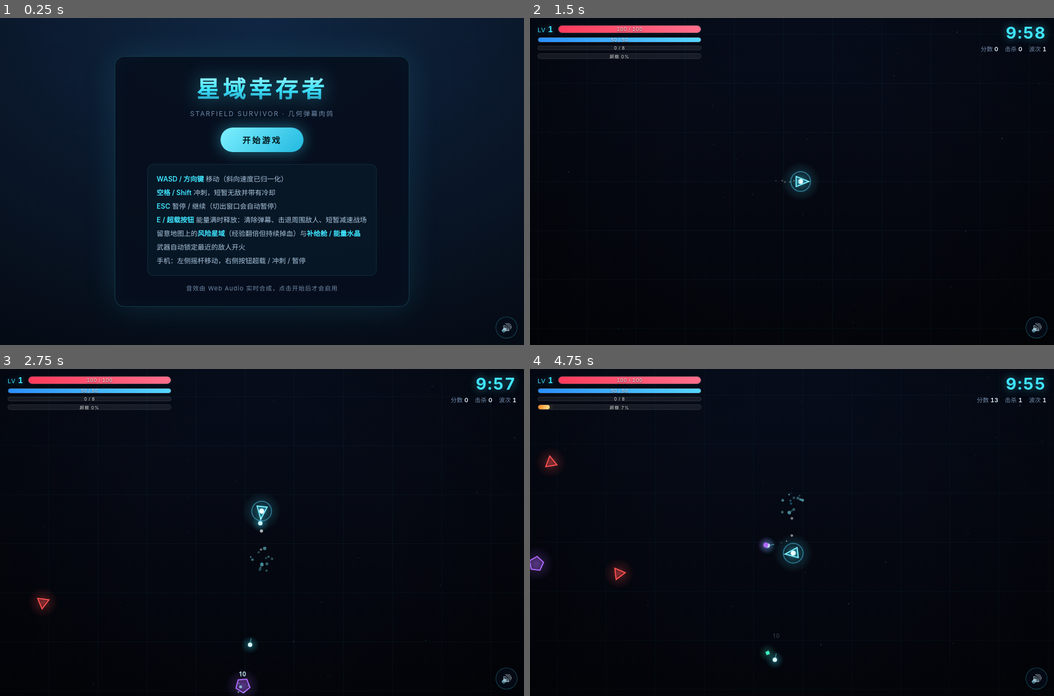
Above: before the commit, frames 1-4 (two rows, left to right).
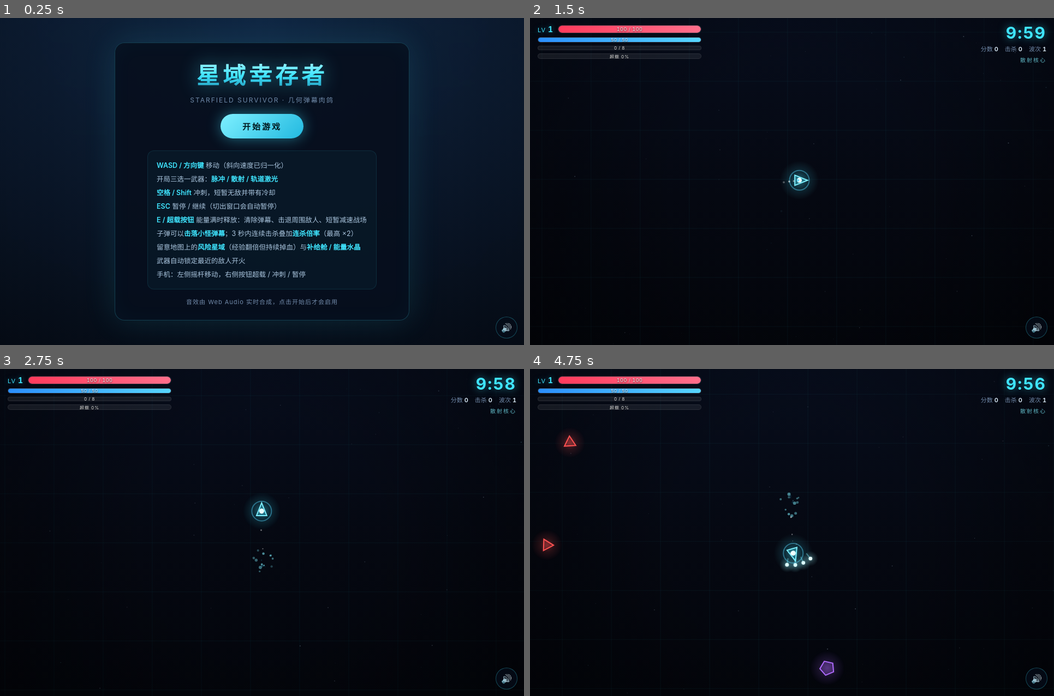
Above: after the commit, the same moments.

Repository: xiiiyuee/Game
Game: browser game, page star-survivor/index.html
Same seed, same stepped clock (60 frames per second), same inputs: the game is played once before the commit and once after it.
Inputs (mouse positions are in pixels of both pictures, inside the frame that each line leads up to):
- Up to frame 1 (0.25 s): no input
- Up to frame 2 (1.5 s): click "开始游戏" at 0.27 s; hold Right from 1.03 s (still down); click (792, 214) at 1.07 s; tap Space at 1.1 s
- Up to frame 3 (2.75 s): release Right at 1.53 s; hold Down 1.58-1.85 s; tap Space at 1.6, 2.1, 2.6 s; click (157, 499) at 1.67 s; hold Left 1.9-2.47 s; click (366, 483) at 2.27 s; tap Shift at 2.52 s; hold Up from 2.52 s (still down)
- Up to frame 4 (4.75 s): release Up at 2.82 s; click (870, 597) at 2.87 s; hold Right 2.87-3.53 s; tap Space every 0.5 s from 3.1 to 4.6 s; click (661, 614) at 3.47 s; tap Enter at 3.52 s; hold Up 3.58-3.82 s; hold Left 3.87-4.3 s; click (792, 467) at 4.07 s; hold Down 4.35-4.68 s; click (949, 548) at 4.67 s; hold Right from 4.73 s (still down)

The runs differ from the first frame. In frame 1, 8.6% of the frame differs, in the area x 21-79%, y 7-93%; in frame 2, 0.2%; in frame 3, 0.7%; in frame 4, 1.6%.

Commit message:
feat: Test GitHub File Storage Connection
Co-authored-by: traeagent <traeagent@users.noreply.github.com>

Diff:
--- a/star-survivor/index.html
+++ b/star-survivor/index.html
@@ -130,6 +130,24 @@
     color: var(--muted);
   }
   .stat-row b { color: var(--text); font-weight: 600; }
+  .weapon-tag {
+    margin-top: 5px;
+    text-align: right;
+    font-size: 10px;
+    letter-spacing: 2px;
+    color: rgba(126, 240, 255, 0.75);
+  }
+  .combo {
+    margin-top: 3px;
+    text-align: right;
+    font-size: 11px;
+    letter-spacing: 1px;
+    color: #ffd666;
+    text-shadow: 0 0 12px rgba(255, 200, 87, 0.55);
+  }
+  .combo b { font-size: 17px; font-weight: 700; }
+  .combo span { font-size: 10.5px; color: #ffe9a8; }
+  .combo.hidden { display: none; }
 
   /* ========== Boss 血条 ========== */
   .boss-wrap {
@@ -351,6 +369,9 @@
   .card h3 { margin: 0; font-size: 15px; letter-spacing: 1px; font-weight: 600; }
   .card p { margin: 0; font-size: 11.5px; line-height: 1.75; color: #9db6ce; }
   .card p b { color: var(--cyan-soft); font-weight: 600; }
+  .card.weapon { min-height: 152px; }
+  .card.weapon .card-ic { font-size: 26px; }
+  .card.weapon:hover { border-color: rgba(126, 240, 255, 0.9); }
 
   /* ========== 结算 ========== */
   .res-grid {
@@ -513,6 +534,8 @@
       <span>击杀 <b id="ui-kills">0</b></span>
       <span>波次 <b id="ui-wave">1</b></span>
     </div>
+    <div class="weapon-tag" id="ui-weapon">脉冲核心</div>
+    <div class="combo hidden" id="ui-combo">连杀 <b id="ui-combo-n">0</b> <span id="ui-combo-m">×1.00</span></div>
   </div>
 </div>
 
@@ -534,14 +557,42 @@
     <button class="btn" data-act="start">开始游戏</button>
     <ul class="help">
       <li><b>WASD / 方向键</b> 移动（斜向速度已归一化）</li>
+      <li>开局三选一武器：<b>脉冲 / 散射 / 轨道激光</b></li>
       <li><b>空格 / Shift</b> 冲刺，短暂无敌并带有冷却</li>
       <li><b>ESC</b> 暂停 / 继续（切出窗口会自动暂停）</li>
       <li><b>E / 超载按钮</b> 能量满时释放：清除弹幕、击退周围敌人、短暂减速战场</li>
+      <li>子弹可以<b>击落小怪弹幕</b>；3 秒内连续击杀叠加<b>连杀倍率</b>（最高 ×2）</li>
       <li>留意地图上的<b>风险星域</b>（经验翻倍但持续掉血）与<b>补给舱 / 能量水晶</b></li>
       <li>武器自动锁定最近的敌人开火</li>
       <li>手机：左侧摇杆移动，右侧按钮超载 / 冲刺 / 暂停</li>
     </ul>
     <p class="note">音效由 Web Audio 实时合成，点击开始后才会启用</p>
+  </div>
+</div>
+
+<!-- 开局武器选择 -->
+<div class="overlay hidden" id="ov-weapon">
+  <div class="panel wide">
+    <h2>选择核心</h2>
+    <p class="sub">三种武器决定本局的攻击节奏 · 之后仍可强化</p>
+    <div class="cards weapon-cards" id="weapon-cards">
+      <button class="card rarity-common weapon" data-weapon="pulse">
+        <div class="card-top"><span class="card-ic">◇</span><span class="card-rt">均衡</span></div>
+        <h3>脉冲核心</h3>
+        <p>单发稳定、射速均衡<br>伤害 <b>10</b> · 间隔 <b>0.26s</b> · 射程 <b>470</b></p>
+      </button>
+      <button class="card rarity-rare weapon" data-weapon="scatter">
+        <div class="card-top"><span class="card-ic">⋔</span><span class="card-rt">近战爆发</span></div>
+        <h3>散射核心</h3>
+        <p>一次 4 发扇形弹<br>单发 <b>6.2</b> · 间隔 <b>0.44s</b> · 射程 <b>380</b></p>
+      </button>
+      <button class="card rarity-epic weapon" data-weapon="rail">
+        <div class="card-top"><span class="card-ic">↟</span><span class="card-rt">远程穿透</span></div>
+        <h3>轨道激光</h3>
+        <p>高伤慢射速，贯穿 2 个敌人<br>伤害 <b>26</b> · 间隔 <b>0.64s</b> · 射程 <b>560</b></p>
+      </button>
+    </div>
+    <p class="note">手机同样适用：点选卡片后进入战斗</p>
   </div>
 </div>
 
@@ -660,7 +711,52 @@
       DASH_TIME: 0.32,       // 冲刺持续时间
       RING_GAP: 0.55,        // 环形弹幕安全缺口半角（弧度）
     },
-    // 终极技能「超载」：击杀充能，满能量后主动释放
+    // 开局武器：不同弹道 / 节奏决定本局玩法骨架
+    WEAPONS: {
+      pulse: {
+        name: "脉冲核心", icon: "◇", tag: "均衡",
+        desc: "单发稳定、射速均衡，泛用性最强",
+        damage: 10, interval: 0.26, speed: 640, count: 1, pierce: 0, range: 470, spread: 0, bulletR: 4, color: "#3fe5ff",
+      },
+      scatter: {
+        name: "散射核心", icon: "⋔", tag: "近战爆发",
+        desc: "一次 4 发扇形弹，近距离火力极高，射程较短",
+        damage: 6.2, interval: 0.44, speed: 690, count: 4, pierce: 0, range: 380, spread: 0.5, bulletR: 3.4, color: "#9ff8ff",
+      },
+      rail: {
+        name: "轨道激光", icon: "↟", tag: "远程穿透",
+        desc: "单发高伤慢射速，可贯穿 2 个敌人",
+        damage: 26, interval: 0.64, speed: 1320, count: 1, pierce: 2, range: 560, spread: 0, bulletR: 5.5, color: "#7ea8ff",
+      },
+    },
+    // 连杀狂热：短时间连续击杀叠加收益，受击断连
+    COMBO: {
+      TIME: 3.0,              // 连杀保持时间
+      STEP: 0.02,             // 每层连杀增加倍率
+      MAX: 2.0,               // 倍率上限
+    },
+    // 第 5 波后敌人随机获得词缀
+    AFFIX: {
+      START_WAVE: 5,
+      BASE_CHANCE: 0.18,
+      PER_WAVE: 0.015,
+      MAX_CHANCE: 0.55,
+      ELITE_EXTRA: 0.5,       // 精英额外获得第二个词缀的概率
+      SHIELD_HP: 1.4,         // 护盾词缀：生命倍率
+      SHIELD_ARMOR: 0.25,     // 护盾词缀：减伤
+      HASTE: 1.35,            // 迅捷词缀：移速倍率
+      BOOM_COUNT: 8,          // 爆裂词缀：死亡弹幕数量
+      SPLIT_COUNT: 2,         // 分裂词缀：分裂数量
+    },
+    // 守护无人机（召唤流）
+    DRONES: {
+      MAX: 3,
+      ORBIT: 44,              // 环绕半径
+      FIRE_CD: 0.95,          // 单架射击间隔
+      DMG_MUL: 0.45,          // 伤害 = 玩家伤害 × 该系数
+      RANGE_MUL: 0.85,        // 索敌范围倍率
+      SPEED_MUL: 0.95,
+    },
     ULT: {
       MAX: 100,              // 能量上限
       GAIN_KILL: 7,          // 普通敌人击杀充能
@@ -1054,23 +1150,35 @@
   let zoneTimer = 6;
   let crystalTimer = 5;
   let podTimer = 10;
+  let combo = 0;                   // 当前连杀
+  let comboTimer = 0;              // 连杀保持倒计时
+  let comboBest = 0;               // 本局最高连杀
+  let chosenWeapon = "pulse";      // 本局选择的武器
+  let slowmo = 0;                  // Boss 击杀慢动作剩余时间
+  let victoryTimer = 0;            // Boss 击杀后的结算延迟
+  let victoryFlash = 0;            // Boss 击杀白闪
 
   /* =====================================================================
    * 6. 玩家与统计数据
    * ===================================================================*/
-  function makeStats() {
+  function makeStats(weaponKey) {
     const P = CFG.PLAYER;
+    const W = CFG.WEAPONS[weaponKey] || CFG.WEAPONS.pulse;
     return {
       moveSpeed: P.SPEED,
-      fireInterval: P.FIRE_INTERVAL,
-      damage: P.BASE_DAMAGE,
-      bulletSpeed: P.BULLET_SPEED,
-      range: P.RANGE,
+      fireInterval: W.interval,
+      damage: W.damage,
+      bulletSpeed: W.speed,
+      range: W.range,
       crit: P.CRIT,
       critMult: P.CRIT_MULT,
       armor: 0,
-      bulletCount: 1,
-      pierce: 0,
+      bulletCount: W.count,
+      pierce: W.pierce,
+      spread: W.spread,          // 武器固有扇形（散射）
+      bulletR: W.bulletR,
+      bulletColor: W.color,
+      drones: 0,                 // 守护无人机数量
       shieldMax: P.SHIELD_MAX,
       shieldRegen: P.SHIELD_REGEN,
       // 事件 / 进化 / 诅咒修正
@@ -1084,7 +1192,7 @@
 
   function resetGame() {
     const P = CFG.PLAYER;
-    stats = makeStats();
+    stats = makeStats(chosenWeapon);
     player = {
       x: world.w / 2,
       y: world.h / 2,
@@ -1103,6 +1211,8 @@
       trailCd: 0,
       hitFlash: 0,
       energy: 0,                 // 超载能量
+      weapon: chosenWeapon,
+      droneCd: [],               // 每架无人机的射击冷却
     };
 
     bullets = [];
@@ -1140,6 +1250,12 @@
     zoneTimer = 7;
     crystalTimer = 5;
     podTimer = 12;
+    combo = 0;
+    comboTimer = 0;
+    comboBest = 0;
+    slowmo = 0;
+    victoryTimer = 0;
+    victoryFlash = 0;
 
     hideBossBar();
     snapCamera();
@@ -1173,10 +1289,10 @@
       return;
     }
     if (code === "Space" || code === "ShiftLeft" || code === "ShiftRight") {
-      if (state === "menu") { startGame(); return; }
+      if (state === "menu") { openWeaponSelect(); return; }
       if (state === "playing") { tryDash(); return; }
     }
-    if (code === "Enter" && state === "menu") startGame();
+    if (code === "Enter" && state === "menu") openWeaponSelect();
   });
 
   window.addEventListener("keyup", (e) => {
@@ -1285,9 +1401,21 @@
     const btn = e.target.closest("[data-act]");
     if (!btn) return;
     const act = btn.dataset.act;
-    if (act === "start") startGame();
+    if (act === "start") openWeaponSelect();
     else if (act === "resume") togglePause();
     else if (act === "restart") startGame();
+  });
+
+  // 开局武器选择
+  function openWeaponSelect() {
+    document.getElementById("ov-menu").classList.add("hidden");
+    document.getElementById("ov-weapon").classList.remove("hidden");
+    document.getElementById("ov-weapon").scrollTop = 0;
+  }
+
+  document.getElementById("weapon-cards").addEventListener("click", (e) => {
+    const btn = e.target.closest("[data-weapon]");
+    if (btn) startGame(btn.dataset.weapon);
   });
 
   // 静音开关
@@ -1457,6 +1585,16 @@
       apply(s, m, p) { p.hp = Math.min(p.hpMax, p.hp + m); },
       desc(s, m, p) {
         return `立即回复生命 <b>${Math.round(m)}</b><br>${Math.ceil(p.hp)} → ${Math.ceil(Math.min(p.hpMax, p.hp + m))}`;
+      },
+    },
+    {
+      id: "drone", name: "守护无人机", icon: "⬢", max: 3, minRarityIndex: 1,
+      base: 0.45, minRarity: 1,
+      apply(s) { s.drones = Math.min(CFG.DRONES.MAX, (s.drones || 0) + 1); },
+      desc(s) {
+        const cur = s.drones || 0;
+        const next = Math.min(CFG.DRONES.MAX, cur + 1);
+        return `环绕无人机 <b>+1 架</b><br>${cur} → ${next} 架（自动索敌辅助射击）`;
       },
     },
     {
@@ -1725,7 +1863,7 @@
     return "tri";
   }
 
-  function spawnEnemy(typeKey, px, py) {
+  function spawnEnemy(typeKey, px, py, noAffix) {
     if (enemies.length >= CFG.LIMITS.ENEMIES) return null;
     const def = CFG.ENEMIES[typeKey];
     if (!def) return null;
@@ -1767,7 +1905,32 @@
       shotCd: rand(1.6, 3.4),   // 小怪首次开火延迟
       isBoss: false,
       dead: false,
+      affixes: [],
     };
+
+    // 第 5 波后：敌人随机获得词缀（精英必带）
+    if (!noAffix && waveNum >= CFG.AFFIX.START_WAVE) {
+      const elite = typeKey === "diamond";
+      const chance = Math.min(
+        CFG.AFFIX.MAX_CHANCE,
+        CFG.AFFIX.BASE_CHANCE + (waveNum - CFG.AFFIX.START_WAVE) * CFG.AFFIX.PER_WAVE
+      );
+      const pool = ["shield", "haste", "split", "boom"];
+      if (elite || Math.random() < chance) {
+        const first = pick(pool);
+        e.affixes.push(first);
+        if (elite && Math.random() < CFG.AFFIX.ELITE_EXTRA) {
+          const rest = pool.filter((a) => a !== first);
+          e.affixes.push(pick(rest));
+        }
+      }
+      if (e.affixes.includes("shield")) {
+        e.hp *= CFG.AFFIX.SHIELD_HP;
+        e.maxHp = e.hp;
+        e.armor = CFG.AFFIX.SHIELD_ARMOR;
+      }
+      if (e.affixes.includes("haste")) e.speed *= CFG.AFFIX.HASTE;
+    }
     enemies.push(e);
     return e;
   }
@@ -1915,7 +2078,7 @@
         const a = (i / count) * TAU;
         let diff = Math.abs(((a - gap + Math.PI) % TAU + TAU) % TAU - Math.PI);
         if (diff < CFG.BOSS.RING_GAP) continue;
-        fireEnemyBullet(b.x, b.y, a, speed, 8 + b.phase * 2, "#ff9f2e", 5);
+        fireEnemyBullet(b.x, b.y, a, speed, 8 + b.phase * 2, "#ff9f2e", 5, true);
       }
       b.ringCd = b.phase === 1 ? 5.5 : b.phase === 2 ? 4.2 : 3.4;
     }
@@ -1928,7 +2091,7 @@
         const arms = b.phase === 2 ? 2 : 3;
         for (let k = 0; k < arms; k++) {
           const ang = b.spin * 2.4 + (k / arms) * TAU;
-          fireEnemyBullet(b.x, b.y, ang, b.phase === 2 ? 170 : 195, 8, "#b06bff", 5);
+          fireEnemyBullet(b.x, b.y, ang, b.phase === 2 ? 170 : 195, 8, "#b06bff", 5, true);
         }
       }
     }
@@ -1963,12 +2126,12 @@
     for (let i = 0; i < count; i++) {
       const t = count === 1 ? 0.5 : i / (count - 1);
       const ang = base + (t - 0.5) * spread;
-      fireEnemyBullet(b.x, b.y, ang, speed, dmg, "#ff4d6d", 6);
+      fireEnemyBullet(b.x, b.y, ang, speed, dmg, "#ff4d6d", 6, true);
     }
     sfxHit();
   }
 
-  function fireEnemyBullet(x, y, ang, speed, dmg, color, r) {
+  function fireEnemyBullet(x, y, ang, speed, dmg, color, r, heavy) {
     if (ebullets.length >= CFG.LIMITS.EBULLETS) return;
     const sp = speed * view.scale;
     ebullets.push({
@@ -1980,6 +2143,7 @@
       color,
       life: 5,
       dead: false,
+      heavy: !!heavy,
     });
   }
 
@@ -2073,22 +2237,36 @@
     player.energy = Math.min(CFG.ULT.MAX, player.energy + v);
   }
 
+  function comboMultiplier() {
+    return Math.min(CFG.COMBO.MAX, 1 + combo * CFG.COMBO.STEP);
+  }
+
   function killEnemy(e) {
     if (e.dead) return;
     e.dead = true;
     kills += 1;
-    score += e.score;
+
+    // 连杀：3 秒内连续击杀提升分数与经验
+    combo += 1;
+    comboTimer = CFG.COMBO.TIME;
+    if (combo > comboBest) comboBest = combo;
+    const mul = comboMultiplier();
+    score += Math.round(e.score * mul);
 
     if (e.isBoss) {
       emit(e.x, e.y, 110, "#ffc857", 420, 6, 1.3);
       emit(e.x, e.y, 60, "#ff4d6d", 340, 5, 1.1);
       shake = Math.max(shake, 26 * CFG.FX.SHAKE);
-      hurtFlash = 0.6;
       sfxExplode(true);
-      for (let i = 0; i < 12; i++) spawnGem(e.x, e.y, e.xp / 12);
       boss = null;
       hideBossBar();
-      endGame(true, "boss");
+      // 击杀特写：慢动作 + 白闪，1.5 秒后再结算
+      slowmo = 1.1;
+      victoryFlash = 1;
+      victoryTimer = 1.5;
+      player.invuln = Math.max(player.invuln, 3);
+      for (let i = 0; i < ebullets.length; i++) ebullets[i].dead = true;
+      for (let i = 0; i < 12; i++) spawnGem(e.x, e.y, e.xp / 12);
       return;
     }
 
@@ -2096,9 +2274,44 @@
     emit(e.x, e.y, e.type === "diamond" ? 22 : 13, e.color, 210, e.type === "diamond" ? 3.4 : 2.6, 0.65);
     shake = Math.max(shake, (e.type === "diamond" ? 6 : 3) * CFG.FX.SHAKE);
     sfxExplode(false);
-    // 风险星域内击杀：经验翻倍
-    const xpVal = e.xp * (inZone(e.x, e.y) ? CFG.EVENTS.ZONE_XP_MUL : 1);
+
+    // 词缀：死亡分裂 / 死亡爆裂
+    const affixes = e.affixes;
+    if (affixes && affixes.length) {
+      for (let i = 0; i < affixes.length; i++) {
+        if (affixes[i] === "split") spawnSplitChildren(e);
+        else if (affixes[i] === "boom") {
+          const n = CFG.AFFIX.BOOM_COUNT;
+          for (let k = 0; k < n; k++) {
+            fireEnemyBullet(e.x, e.y, (k / n) * TAU + Math.random() * 0.2, 170, Math.max(4, e.dmg * 0.45), "#ff9f2e", 4.5);
+          }
+        }
+      }
+    }
+
+    // 风险星域内击杀 + 连杀：经验倍率
+    const xpVal = e.xp * (inZone(e.x, e.y) ? CFG.EVENTS.ZONE_XP_MUL : 1) * mul;
     spawnGem(e.x, e.y, xpVal);
+  }
+
+  // 分裂词缀：死亡后生成两只弱化个体（不带词缀）
+  function spawnSplitChildren(e) {
+    const n = CFG.AFFIX.SPLIT_COUNT;
+    for (let i = 0; i < n; i++) {
+      if (enemies.length >= CFG.LIMITS.ENEMIES) break;
+      const a = Math.random() * TAU;
+      const c = spawnEnemy(e.type, e.x + Math.cos(a) * 26, e.y + Math.sin(a) * 26, true);
+      if (!c) continue;
+      c.maxHp = Math.max(4, e.maxHp * 0.28);
+      c.hp = c.maxHp;
+      c.r = Math.max(5, e.r * 0.72);
+      c.speed *= 1.12;
+      c.xp = e.xp * 0.35;
+      c.score = Math.round(e.score * 0.4);
+      c.affixes = [];
+      c.armor = 0;
+      c.shotCd = 1.6 + Math.random();
+    }
   }
 
   /* =====================================================================
@@ -2179,6 +2392,57 @@
     }
   }
 
+  // 无人机子弹（独立颜色，便于区分）
+  function spawnDroneBullet(x, y, ang) {
+    if (bullets.length >= CFG.LIMITS.BULLETS) return;
+    const sp = stats.bulletSpeed * view.scale * CFG.DRONES.SPEED_MUL;
+    bullets.push({
+      x, y,
+      vx: Math.cos(ang) * sp,
+      vy: Math.sin(ang) * sp,
+      r: 3,
+      dmg: stats.damage * CFG.DRONES.DMG_MUL * (1 + (stats.drones - 1) * 0.12),
+      pierce: 0,
+      life: 1.2,
+      dead: false,
+      hit: new Set(),
+      ang,
+      color: "#8dffd6",
+    });
+  }
+
+  // 守护无人机：环绕玩家，自动索敌射击
+  function updateDrones(dt, t) {
+    const n = Math.min(CFG.DRONES.MAX, stats.drones || 0);
+    if (n <= 0) return;
+    const orbit = CFG.DRONES.ORBIT * view.scale;
+    const range = stats.range * view.scale * CFG.DRONES.RANGE_MUL;
+    const range2 = range * range;
+    for (let i = 0; i < n; i++) {
+      if (player.droneCd.length <= i) player.droneCd.push(rand(0.3, 0.8));
+      player.droneCd[i] -= dt;
+      if (player.droneCd[i] > 0) continue;
+      const ang = t * 1.15 + (i / n) * TAU;
+      const dx = player.x + Math.cos(ang) * orbit;
+      const dy = player.y + Math.sin(ang) * orbit;
+      let best = null;
+      let bestD = range2;
+      for (let k = 0; k < enemies.length; k++) {
+        const e = enemies[k];
+        if (e.dead) continue;
+        const d = dist2(e.x, e.y, dx, dy);
+        if (d < bestD) { bestD = d; best = e; }
+      }
+      if (best) {
+        spawnDroneBullet(dx, dy, Math.atan2(best.y - dy, best.x - dx));
+        player.droneCd[i] = CFG.DRONES.FIRE_CD;
+      } else {
+        player.droneCd[i] = 0.2;
+      }
+    }
+  }
+
+
   function nearestEnemy() {
     const range = stats.range * view.scale;
     let best = null;
@@ -2196,7 +2460,7 @@
     const baseAng = Math.atan2(target.y - player.y, target.x - player.x);
     player.facing = baseAng;
     const n = stats.bulletCount;
-    const spread = Math.min(0.8, 0.11 * (n - 1));
+    const spread = Math.min(1.0, 0.11 * (n - 1) + (stats.spread || 0));
 
     for (let i = 0; i < n; i++) {
       if (bullets.length >= CFG.LIMITS.BULLETS) break;
@@ -2219,13 +2483,14 @@
       y: player.y + Math.sin(ang) * (player.r + 4),
       vx: Math.cos(ang) * sp,
       vy: Math.sin(ang) * sp,
-      r: 4,
+      r: stats.bulletR || 4,
       dmg: dmgOverride === undefined ? stats.damage : dmgOverride,
       pierce: stats.pierce,
       life: 1.5,
       dead: false,
       hit: new Set(),
       ang,
+      color: stats.bulletColor || "#3fe5ff",
     });
   }
 
@@ -2249,6 +2514,9 @@
     shake = Math.max(shake, 12 * CFG.FX.SHAKE);
     emit(player.x, player.y, 14, "#ff4d6d", 220, 3, 0.5);
     sfxHurt();
+    // 受击断连杀
+    combo = 0;
+    comboTimer = 0;
 
     if (player.hp <= 0) {
       player.hp = 0;
@@ -2280,6 +2548,7 @@
   // 统一伤害结算：暴击反馈、伤害数字、死亡处理
   function hurtEnemy(e, dmg, crit, silent) {
     if (e.dead) return;
+    if (e.armor) dmg *= 1 - e.armor;
     e.hp -= dmg;
     if (silent) {
       emit(e.x, e.y, 3, "#ffd08a", 140, 2, 0.28);
@@ -2339,6 +2608,22 @@
               b.dead = true;
               break;
             }
+          }
+        }
+      }
+
+      // 与小怪弹幕对撞：可击落（Boss 重型弹不可击落）
+      if (!b.dead) {
+        for (let j = ebullets.length - 1; j >= 0; j--) {
+          const eb = ebullets[j];
+          if (eb.dead || eb.heavy) continue;
+          const rr = b.r + eb.r;
+          if (dist2(b.x, b.y, eb.x, eb.y) <= rr * rr) {
+            eb.dead = true;
+            emit(eb.x, eb.y, 5, "#b9f7ff", 150, 2, 0.28);
+            addEnergy(0.6);
+            if (b.pierce > 0) b.pierce -= 1;
+            else { b.dead = true; break; }
           }
         }
       }
@@ -2389,10 +2674,10 @@
   /* =====================================================================
    * 14. 游戏流程（开始 / 暂停 / 结束 / 重开）
    * ===================================================================*/
-  function startGame() {
+  function startGame(weaponKey) {
+    if (weaponKey && CFG.WEAPONS[weaponKey]) chosenWeapon = weaponKey;
     resetGame();
     hideAllOverlays();
-    document.getElementById("ov-menu").classList.add("hidden");
     document.getElementById("hud").classList.remove("hidden");
 
     // 避免按钮保持焦点后被空格 / 回车重复触发
@@ -2446,6 +2731,7 @@
       <div><span>击杀</span><b>${kills}</b></div>
       <div><span>最高波次</span><b>${waveNum}</b></div>
       <div><span>等级</span><b>LV ${level}</b></div>
+      <div><span>最高连杀</span><b>${comboBest}</b></div>
       <div><span>强化数量</span><b>${Object.values(stacks).reduce((a, b) => a + b, 0)}</b></div>
     `;
 
@@ -2463,7 +2749,7 @@
   }
 
   function hideAllOverlays() {
-    ["ov-menu", "ov-pause", "ov-upgrade", "ov-result"].forEach((id) => {
+    ["ov-menu", "ov-weapon", "ov-pause", "ov-upgrade", "ov-result"].forEach((id) => {
       document.getElementById(id).classList.add("hidden");
     });
   }
@@ -2496,6 +2782,17 @@
     setText(document.getElementById("ui-score"), String(score));
     setText(document.getElementById("ui-kills"), String(kills));
     setText(document.getElementById("ui-wave"), String(waveNum));
+    setText(document.getElementById("ui-weapon"), CFG.WEAPONS[chosenWeapon].name);
+
+    // 连杀
+    const comboEl = document.getElementById("ui-combo");
+    if (combo >= 2 && comboTimer > 0) {
+      comboEl.classList.remove("hidden");
+      setText(document.getElementById("ui-combo-n"), String(combo));
+      setText(document.getElementById("ui-combo-m"), `×${comboMultiplier().toFixed(2)}`);
+    } else {
+      comboEl.classList.add("hidden");
+    }
 
     // 超载能量
     const ePct = clamp(player.energy / CFG.ULT.MAX, 0, 1) * 100;
@@ -2721,9 +3018,32 @@
    * 16. 更新主逻辑
    * ===================================================================*/
   function update(dt) {
+    const rawDt = dt;
+
+    // Boss 击杀特写：慢动作 + 延迟结算
+    if (victoryTimer > 0) {
+      victoryTimer -= rawDt;
+      victoryFlash = Math.max(0, victoryFlash - rawDt * 0.75);
+      if (victoryTimer <= 0) {
+        victoryFlash = 0;
+        endGame(true, "boss");
+        return;
+      }
+    }
+    if (slowmo > 0) {
+      slowmo = Math.max(0, slowmo - rawDt);
+      dt *= 0.3;
+    }
+
     elapsed += dt;
     timeLeft -= dt;
     if (ultTimer > 0) ultTimer = Math.max(0, ultTimer - dt);
+
+    // 连杀保持计时
+    if (comboTimer > 0) {
+      comboTimer -= dt;
+      if (comboTimer <= 0) combo = 0;
+    }
 
     // 进化「虚空回响」：周期环形弹幕
     if (stats.echoBurst) {
@@ -2750,6 +3070,7 @@
     updateCamera(dt);
     if (state !== "playing") return;
 
+    updateDrones(dt, elapsed);
     updateEnemies(dt, elapsed);
     if (state !== "playing") { updateParticles(dt); return; }
 
@@ -2773,7 +3094,7 @@
       refreshHud();
     }
 
-    if (timeLeft <= 0) {
+    if (timeLeft <= 0 && victoryTimer <= 0) {
       timeLeft = 0;
       endGame(true, "time");
     }
@@ -2931,11 +3252,11 @@
     }
     ctx.stroke();
 
-    ctx.fillStyle = "#d8fbff";
     for (let i = 0; i < bullets.length; i++) {
       const b = bullets[i];
       if (b.x < cull.x0 || b.x > cull.x1 || b.y < cull.y0 || b.y > cull.y1) continue;
-      drawGlow("#3fe5ff", b.x, b.y, b.r * 4.2, 0.5);
+      drawGlow(b.color || "#3fe5ff", b.x, b.y, b.r * 4.2, 0.5);
+      ctx.fillStyle = "#eaffff";
       ctx.beginPath();
       ctx.arc(b.x, b.y, b.r, 0, TAU);
       ctx.fill();
@@ -3066,6 +3387,59 @@
         ctx.fillStyle = e.color;
         ctx.fillRect(-w / 2, -e.r - 10, w * pct, 3.5);
       }
+
+      // 词缀标识：护盾环 + 顶部彩色标记点
+      if (e.affixes && e.affixes.length) {
+        if (e.affixes.includes("shield")) {
+          ctx.strokeStyle = "rgba(126, 240, 255, 0.7)";
+          ctx.lineWidth = 1.4;
+          ctx.beginPath();
+          ctx.arc(0, 0, e.r + 6, 0, TAU);
+          ctx.stroke();
+        }
+        const marks = { shield: "#7ef0ff", haste: "#ffd166", split: "#c58bff", boom: "#ff9f2e" };
+        for (let k = 0; k < e.affixes.length; k++) {
+          ctx.fillStyle = marks[e.affixes[k]] || "#fff";
+          ctx.beginPath();
+          ctx.arc(0, -e.r - 15 - k * 6, 2.2, 0, TAU);
+          ctx.fill();
+        }
+      }
+      ctx.restore();
+    }
+  }
+
+  // 守护无人机
+  function drawDrones(t) {
+    const n = Math.min(CFG.DRONES.MAX, stats.drones || 0);
+    if (!n || !player) return;
+    const orbit = CFG.DRONES.ORBIT * view.scale;
+    ctx.strokeStyle = "rgba(141, 255, 214, 0.10)";
+    ctx.lineWidth = 1;
+    ctx.beginPath();
+    ctx.arc(player.x, player.y, orbit, 0, TAU);
+    ctx.stroke();
+    for (let i = 0; i < n; i++) {
+      const ang = t * 1.15 + (i / n) * TAU;
+      const x = player.x + Math.cos(ang) * orbit;
+      const y = player.y + Math.sin(ang) * orbit;
+      drawGlow("#8dffd6", x, y, 20, 0.55);
+      ctx.save();
+      ctx.translate(x, y);
+      ctx.rotate(ang);
+      ctx.fillStyle = "rgba(141, 255, 214, 0.22)";
+      ctx.strokeStyle = "#8dffd6";
+      ctx.lineWidth = 1.6;
+      ctx.beginPath();
+      for (let k = 0; k < 6; k++) {
+        const a = (k / 6) * TAU;
+        const px = Math.cos(a) * 5;
+        const py = Math.sin(a) * 5;
+        if (k === 0) ctx.moveTo(px, py); else ctx.lineTo(px, py);
+      }
+      ctx.closePath();
+      ctx.fill();
+      ctx.stroke();
       ctx.restore();
     }
   }
@@ -3298,6 +3672,7 @@
       drawBullets();
       drawEnemies(t);
       drawPlayer(t);
+      drawDrones(t);
       drawPulses();
       drawEnemyBullets();
       drawParticles();
@@ -3317,6 +3692,12 @@
       const a = clamp(hurtFlash, 0, 1) * 0.2 * CFG.FX.FLASH;
       ctx.fillStyle = `rgba(255, 40, 70, ${a})`;
       ctx.fillRect(-40, -40, view.w + 80, view.h + 80);
+    }
+
+    // Boss 击杀白闪
+    if (victoryFlash > 0.01) {
+      ctx.fillStyle = `rgba(255, 255, 255, ${0.45 * victoryFlash})`;
+      ctx.fillRect(0, 0, view.w, view.h);
     }
 
     ctx.restore();
